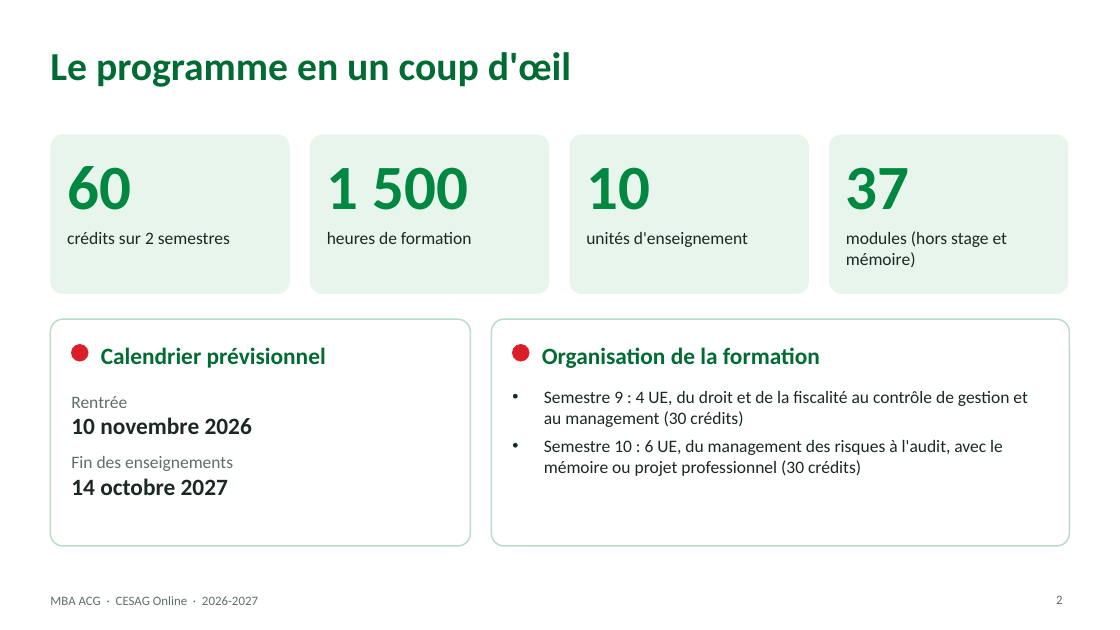
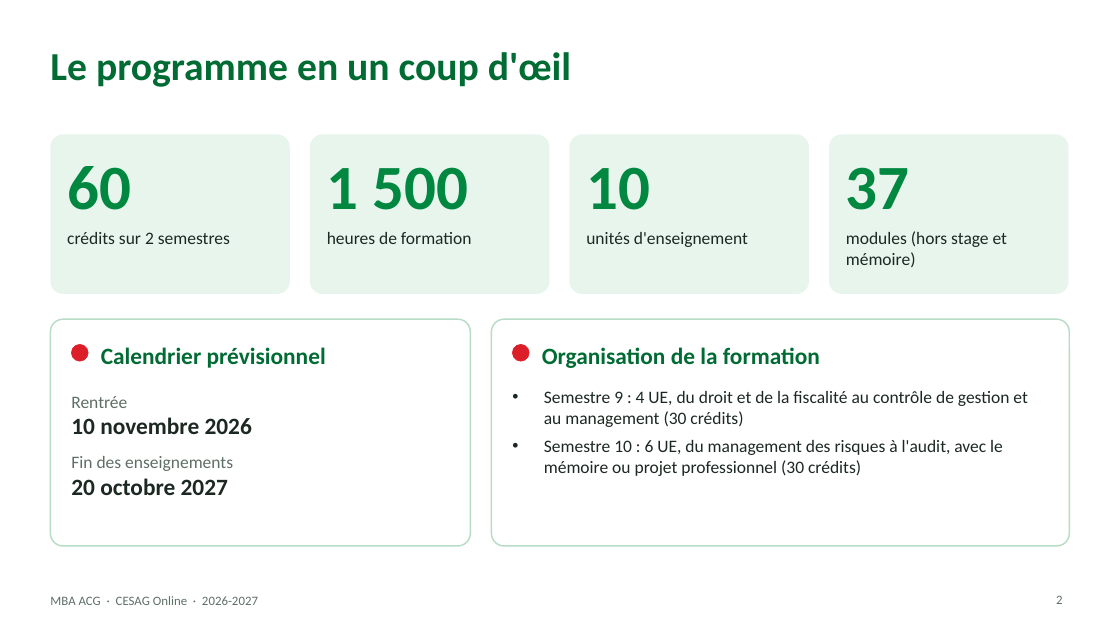
Before and after one commit to oscarkakpo-create/cockpitdigitalperso, a slide deck: slide 2 of presentations-mba/MBA_ACG_2026-27.pptx. Drawn at 1120x630 pixels with LibreOffice and Linux fonts; fonts in the diff are those of the drawing; background and template pictures are left out. Boxes give left, top, right and bottom in pixels: in the first picture for what was removed or moved away, otherwise in the second. Text is boxed around its words. In the diff, an @@ line names an element or a change of style, - is before the commit and + after.

```diff
--- a/presentations-mba/MBA_ACG_2026-27.pptx
+++ b/presentations-mba/MBA_ACG_2026-27.pptx
@@ text at bbox=[71, 478, 228, 495]: text changed @@
-14 octobre 2027
+20 octobre 2027
```
Also in this commit, not shown: 2 other slides changed.
